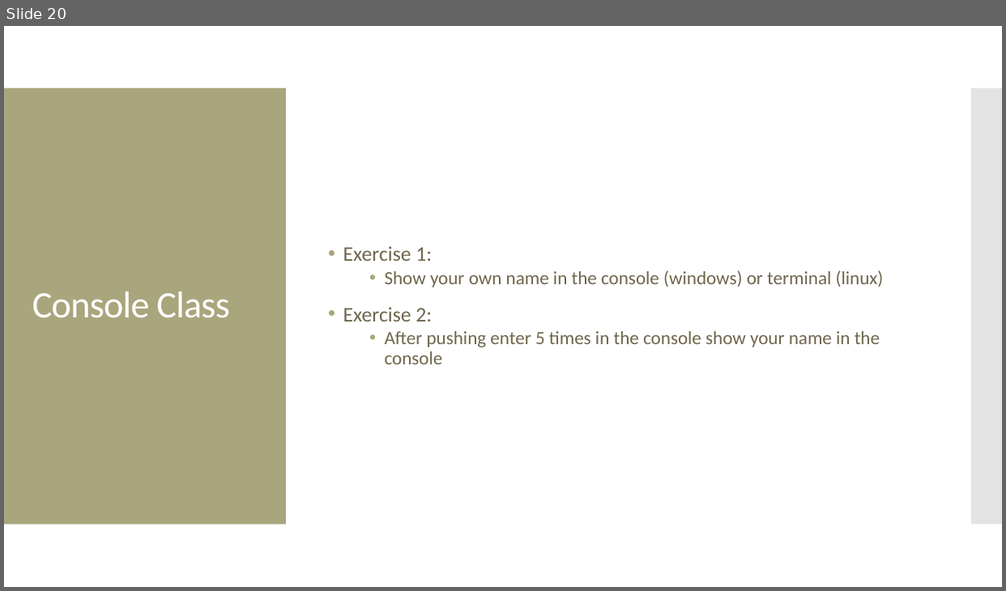
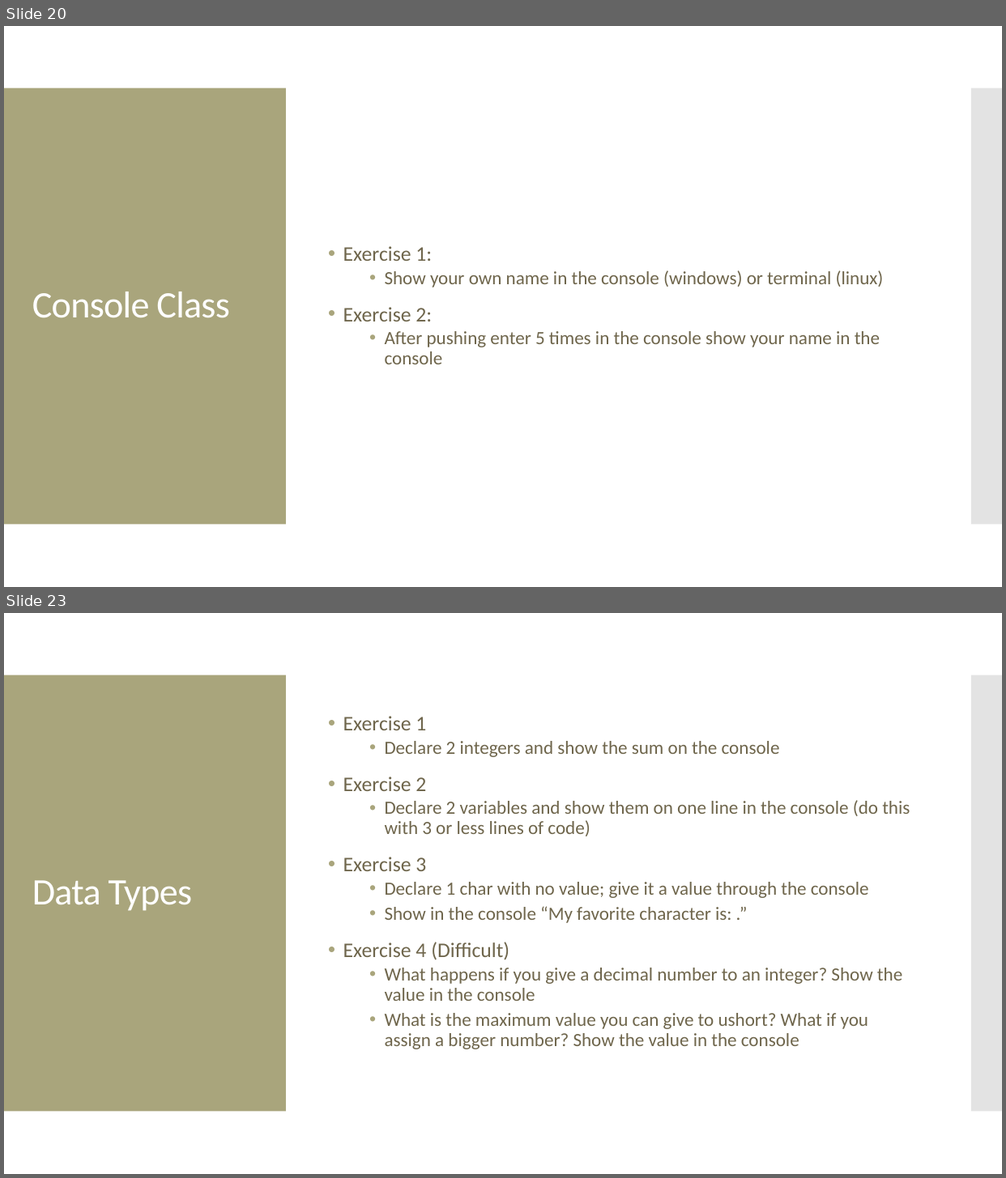
Before and after one commit to Manny-Apsel/.NET-C-Workshop, a slide deck: Presentation.pptx. Shown one above the other, each under a label of ours: slide 20 before the commit, slides 20 and 23 after it; the slides between them are not shown. The pictures are 1006x591 and 1006x1178 pixels, drawn with LibreOffice and Linux fonts; fonts in the diff are those of the drawing. Boxes give left, top, right and bottom in pixels: in the first picture for what was removed or moved away, otherwise in the second. Text is boxed around its words. In the diff, an @@ line names an element or a change of style, - is before the commit and + after.

Commit message:
did a part of datatypes exercises

```diff
--- a/Presentation.pptx
+++ b/Presentation.pptx
@@ slide 23 added at (4, 613, 1002, 1174), background #FFFFFF; not listed: 2 template elements that a slide beside it also shows @@
@@ text added at (343, 716, 910, 1050), 18 pt, text #6F664C @@
+• Exercise 1
+  • Declare 2 integers and show the sum on the console
+• Exercise 2
+  • Declare 2 variables and show them on one line in the console (do this with 3 or less lines of code)
+• Exercise 3
+  • Declare 1 char with no value; give it a value through the console
+  • Show in the console “My favorite character is: .”
+• Exercise 4 (Difficult)
+  • What happens if you give a decimal number to an integer? Show the value in the console
+  • What is the maximum value you can give to ushort? What if you assign a bigger number? Show the value in the console
@@ title added at (32, 880, 193, 911), 36 pt, text #FFFFFF @@
+Data Types
```
Also in this commit, not shown: 1 slide changed, 2 other slides added.
